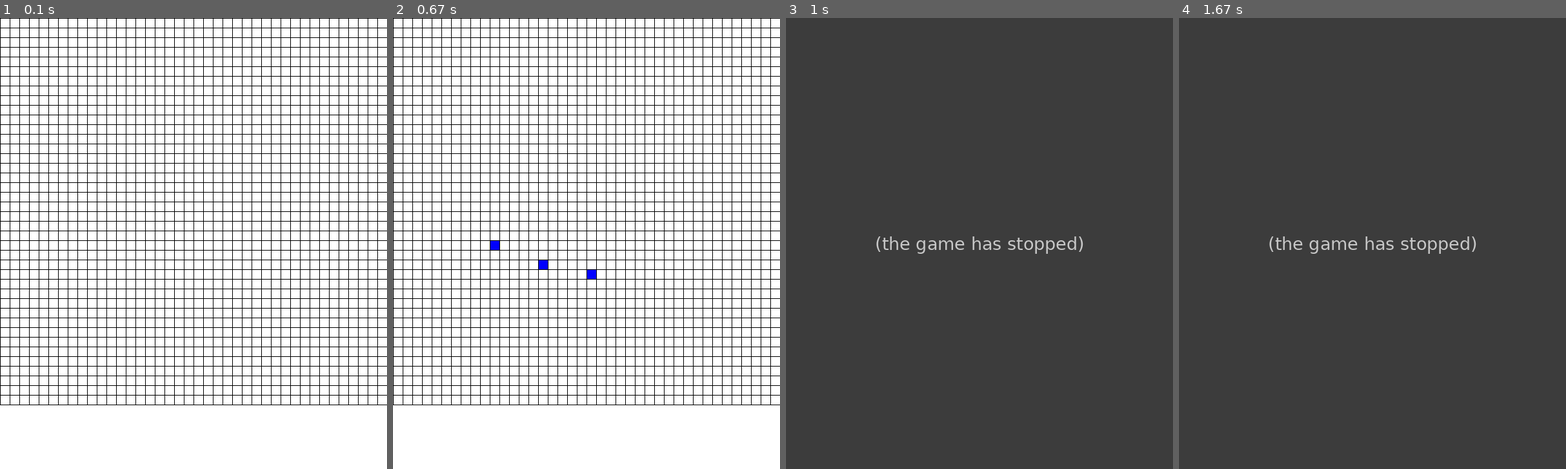
Above: before the commit, frames 1-4 (left to right).
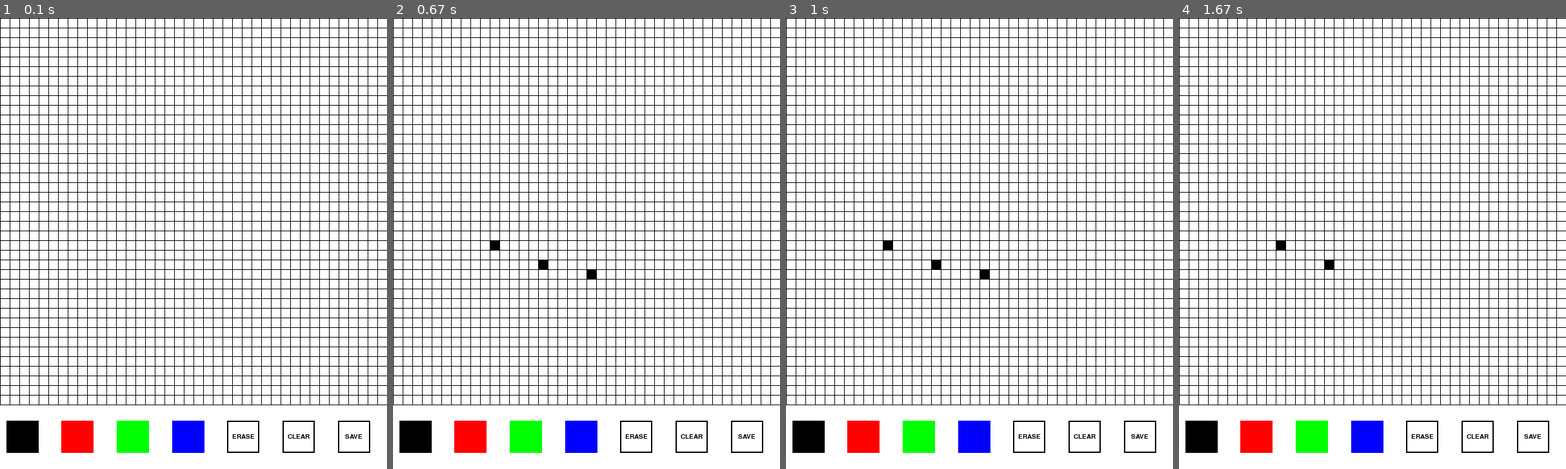
Above: after the commit, the same moments.

Repository: czh0923/PYGAME-Summer2021
Game: pygame game, started from White-board/main.py
Same seed, same stepped clock (60 frames per second), same inputs: the game is played once before the commit and once after it.
Inputs (mouse positions are in pixels of both pictures, inside the frame that each line leads up to):
- Up to frame 1 (0.1 s): no input
- Up to frame 2 (0.67 s): press the mouse at (586, 275) at 0.37 s; move the mouse to (540, 261) at 0.47 s; release the mouse at (493, 248) at 0.6 s
- Up to frame 3 (1 s): click (1029, 437) at 0.72 s, where only the run after the commit has a clickable "ERASE"
- Up to frame 4 (1.67 s): press the mouse at (1372, 275) at 1.03 s; move the mouse to (1434, 184) at 1.13 s; release the mouse at (1500, 99) at 1.27 s

The runs differ from the first frame. In frame 1, 2.8% of the frame differs, in the area x 1-96%, y 89-97%; in frame 2, 2.9%; in frame 3, 100%, in the area x 0-100%, y 0-100%; in frame 4, 100%.
Error before the commit: IndexError: list index out of range (draw_color.py line 8); the game stopped at 0.72 s (later frames are placeholders)

Commit message:
different color

Diff:
--- a/White-board/draw_color.py
+++ b/White-board/draw_color.py
@@ -1,6 +1,5 @@
 
-def draw(grid, pos, GRID_SIZE, draw_color):
-    x, y = pos
+def draw(grid, x, y, GRID_SIZE, draw_color):
 
     row = int(y // GRID_SIZE)
     col = int(x // GRID_SIZE)
--- a/White-board/grid.py
+++ b/White-board/grid.py
@@ -1,11 +1,13 @@
-from utils.settings import GRID_SIZE
 import pygame
 
 def build_grid(grid, ROWS, COLS, COLOR):
+
     for i in range(ROWS):
         grid.append([])
         for j in range(COLS):
             grid[i].append(COLOR)
+
+    return grid
 
 def draw_grid(grid, WIN, ROWS, COLS, GRID_SIZE):
     for i in range(ROWS):
@@ -13,6 +15,12 @@
             pygame.draw.rect(WIN, grid[i][j], (0 + j * GRID_SIZE, 0 + i * GRID_SIZE, GRID_SIZE, GRID_SIZE))
 
     #pygame.display.update()
+
+def clear_grid(grid, ROWS, COLS, COLOR):
+    grid = []
+
+    return build_grid(grid, ROWS, COLS, COLOR)
+
 
 def draw_grid_lines(WIN, ROWS, COLS, line_color, WIDTH, HEIGHT, GRID_SIZE):
 
--- a/White-board/main.py
+++ b/White-board/main.py
@@ -10,10 +10,11 @@
 def main():
     run = True
     WIN.fill(WHITE)
-    draw_color = BLUE
+    draw_color = BLACK
     grid = []
     clock = pygame.time.Clock()
     build_grid(grid, ROWS, COLS, WHITE)
+    COLOR_BUTTON = {}
 
     while run:
         clock.tick(FPS)
@@ -25,8 +26,19 @@
 
             if pygame.mouse.get_pressed()[0]:
                 pos = pygame.mouse.get_pos()
+                x, y = pos
 
-                draw(grid, pos, GRID_SIZE, draw_color)
+                try:
+                    draw(grid, x, y, GRID_SIZE, draw_color)
+                except IndexError:
+                    action = handle_button(x, y, COLOR_BUTTON, WHITE, COLORS)
+                    if action == 1: # clear
+                        print('Cleared')
+                        grid = clear_grid(grid, ROWS, COLS, WHITE)
+                    elif action == 2:
+                        pass # save
+                    else:
+                        draw_color = action
 
         draw_grid(grid, WIN, ROWS, COLS, GRID_SIZE)
 
@@ -35,6 +47,8 @@
 
         draw_toolbar(WIN, WHITE, WIDTH, TOOLBAR_HEIGHT)
 
+        draw_buttons(WIN, WIDTH, HEIGHT, TOOLBAR_HEIGHT, BUTTON_SIZE, COLORS, BUTTON_NUM, TEXT_FONT, COLOR_BUTTON)
+
         pygame.display.update()
 
 if __name__ == "__main__":
--- a/White-board/toolbar.py
+++ b/White-board/toolbar.py
@@ -1,7 +1,45 @@
-from utils.settings import TOOLBAR_HEIGHT
 import pygame
 
 def draw_toolbar(WIN, COLOR, WIDTH, TOOLBAR_HEIGHT):
     pygame.draw.rect(WIN, COLOR, (0, WIDTH + 1, WIDTH, TOOLBAR_HEIGHT))
 
     #pygame.display.update()
+
+
+def draw_color_button(WIN, COLOR, PosX, PosY, size):
+    return pygame.draw.rect(WIN, COLOR, (PosX, PosY, size, size))
+
+def draw_text_button(WIN, COLOR, PosX, PosY, size):
+    return pygame.draw.rect(WIN, COLOR, (PosX, PosY, size, size), 2)
+
+def draw_buttons(WIN, WIDTH, HEIGHT, TOOLBAR_HEIGHT, BUTTON_SIZE, COLORS, BUTTON_NUM, TEXT_FONT, COLOR_BUTTON):
+
+    PosY = HEIGHT - TOOLBAR_HEIGHT / 2 - BUTTON_SIZE / 2
+    for i in range(len(COLORS) - 1): # don't draw a white button
+        rect = draw_color_button(WIN, COLORS[i], 10 + i * (WIDTH / BUTTON_NUM), PosY, BUTTON_SIZE)
+        COLOR_BUTTON[i] = rect
+
+    BLACK = COLORS[0]
+    WHITE = COLORS[4]
+
+    text = ['ERASE', 'CLEAR', 'SAVE']
+    for i in range(3):
+        j = i + 4    # j = 4, 5, 6
+        rect = draw_text_button(WIN, BLACK, 10 + j * (WIDTH / BUTTON_NUM), PosY, BUTTON_SIZE)
+        COLOR_BUTTON[j] = rect
+
+        text_surface = TEXT_FONT.render(text[i], 1, BLACK)
+        WIN.blit(text_surface, (10 + j * (WIDTH / BUTTON_NUM) + BUTTON_SIZE / 2 - text_surface.get_width() / 2,
+                                PosY + BUTTON_SIZE / 2 - text_surface.get_height() / 2))
+
+
+
+def handle_button(x, y, COLOR_BUTTON, WHITE, COLORS):
+    for i in COLOR_BUTTON.keys():
+        if COLOR_BUTTON[i].collidepoint(x, y):
+            if i == 5: # CLEAR
+                return 1
+            elif i == 6: # SAVE
+                return 2
+            else:
+                return COLORS[i]
--- a/White-board/utils/settings.py
+++ b/White-board/utils/settings.py
@@ -11,9 +11,14 @@
 
 DRAW_GRID_LINES = True
 
+BUTTON_SIZE = 50
+BUTTON_NUM = 7
+TEXT_FONT = pygame.font.SysFont("comicsans", 15)
+
 # color setup
 WHITE = (255, 255, 255)
 BLACK = (0, 0, 0)
 RED = (255, 0, 0)
 GREEN = (0, 255, 0)
 BLUE = (0, 0, 255)
+COLORS = [BLACK, RED, GREEN, BLUE, WHITE]
